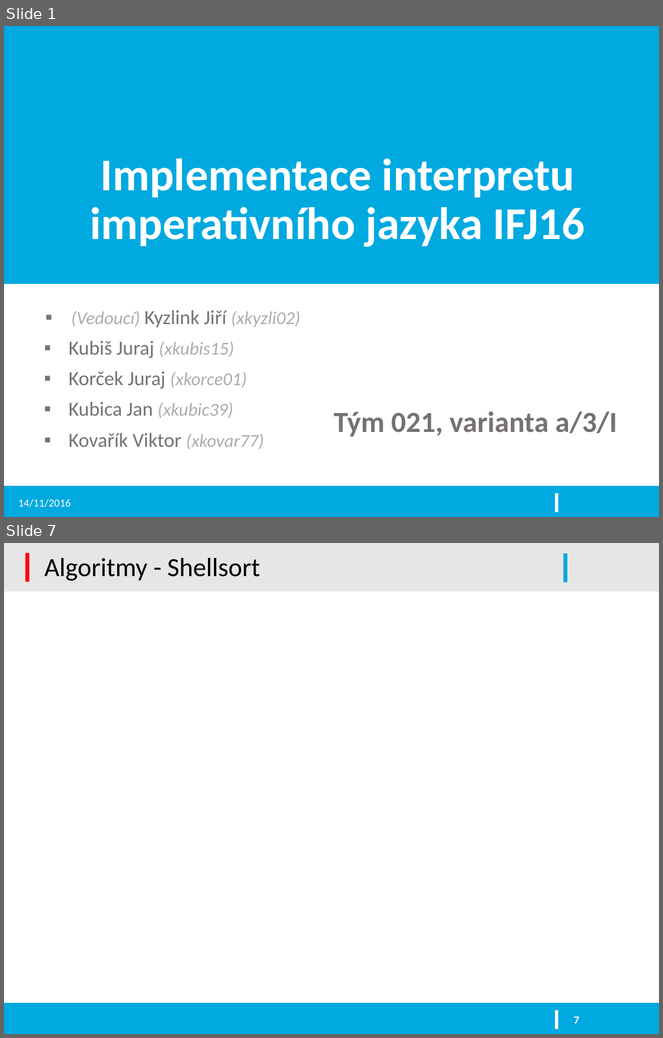
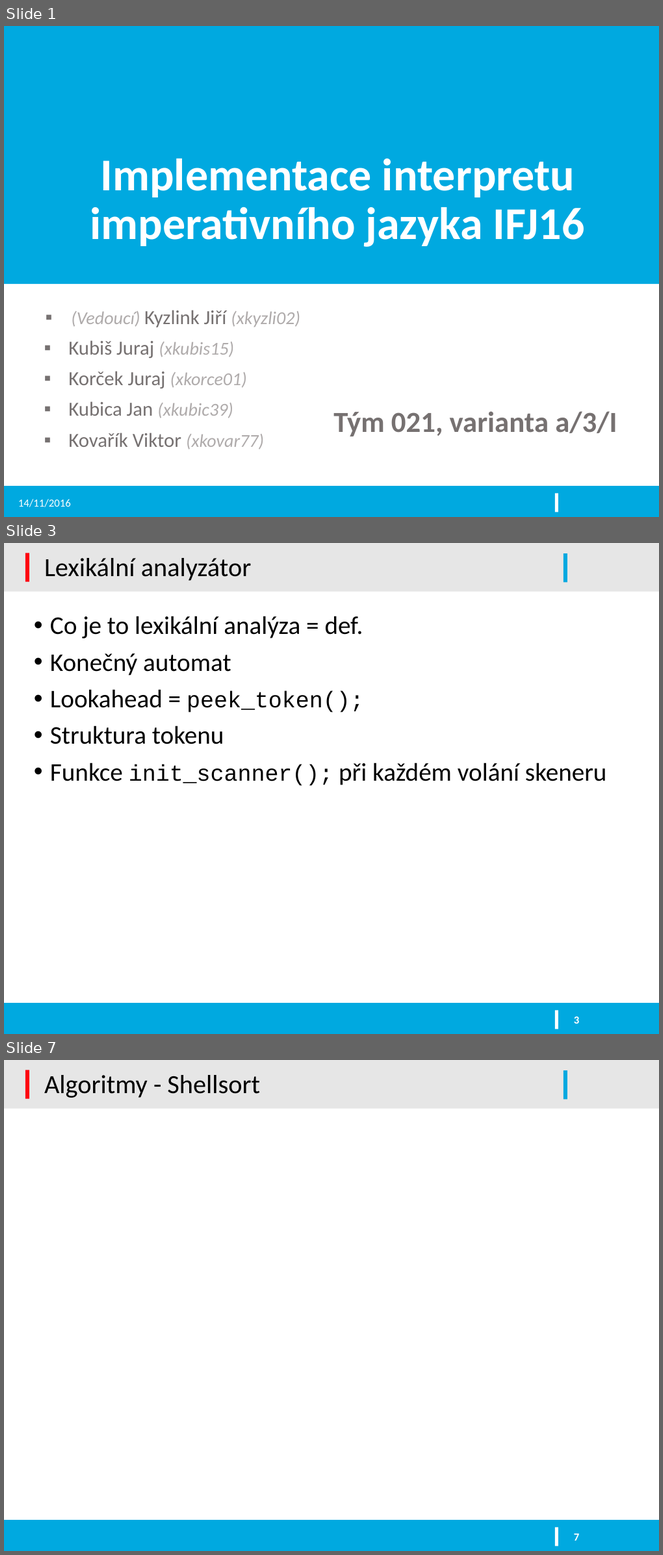
Before and after one commit to kysel/IFJ16, a slide deck: docs/prezentace.pptx. Shown one above the other, each under a label of ours: slides 1 and 7 before the commit, slides 1, 3 and 7 after it; the slides between them are not shown. The pictures are 663x1038 and 663x1555 pixels, drawn with LibreOffice and Linux fonts; fonts in the diff are those of the drawing; background and template pictures are left out. Boxes give left, top, right and bottom in pixels: in the first picture for what was removed or moved away, otherwise in the second. Text is boxed around its words. In the diff, an @@ line names an element or a change of style, - is before the commit and + after.

```diff
--- a/docs/prezentace.pptx
+++ b/docs/prezentace.pptx
@@ slide 3 added at <box>4,543,659,1034</box>, background #FFFFFF; not listed: 5 template elements that a slide beside it also shows @@
@@ title added at <box>44,558,252,581</box>, 28.8 pt, text #000000 @@
+Lexikální analyzátor
@@ text added at <box>50,616,607,786</box>, 28 pt, text #000000 @@
+• Co je to lexikální analýza = def.
+• Konečný automat
+• Lookahead = peek_token();
+• Struktura tokenu
+• Funkce init_scanner(); při každém volání skeneru
@@ page number added at <box>574,1017,579,1024</box>, 12 pt, text #FFFFFF, bold @@
+3
```
Also in this commit, not shown: 8 other slides added, 5 slides removed.
